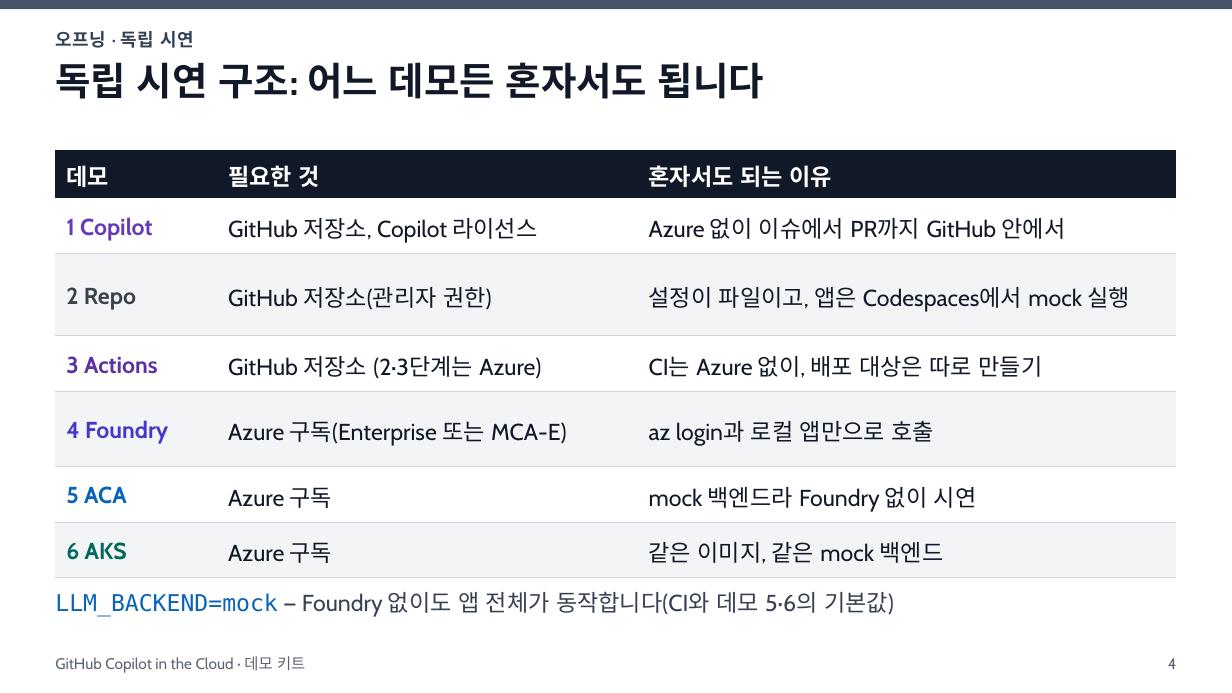
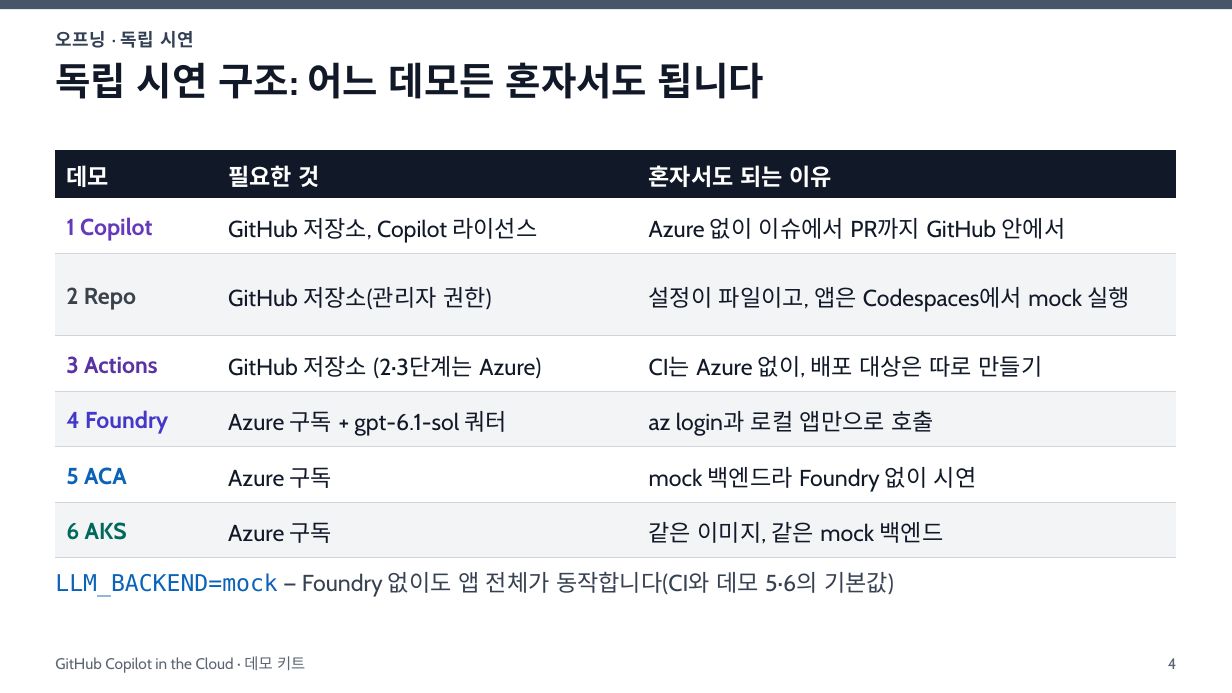
Before and after one commit to junwoojeong100/ghcp-in-the-cloud, a slide deck: slide 4 of slides/demo-presentation-ko.pptx. Drawn at 1232x693 pixels with LibreOffice and Linux fonts; fonts in the diff are those of the drawing. Boxes give left, top, right and bottom in pixels: in the first picture for what was removed or moved away, otherwise in the second. Text is boxed around its words. In the diff, an @@ line names an element or a change of style, - is before the commit and + after.

```diff
--- a/slides/demo-presentation-ko.pptx
+++ b/slides/demo-presentation-ko.pptx
@@ table at <box>55,150,1177,550</box> @@
-row 5, column 2: Azure 구독(Enterprise 또는 MCA-E)
+row 5, column 2: Azure 구독 + gpt-6.1-sol 쿼터
@@ text "LLM_BACKEND=mock — Foundry 없이도 앱 ...": place and size @@
-text "LLM_BACKEND=mock — Foundry 없이도 앱 ..." at <box>55,591,894,617</box>
+text "LLM_BACKEND=mock — Foundry 없이도 앱 ..." at <box>55,571,894,597</box>
```
Also in this commit, not shown: 2 other files.
